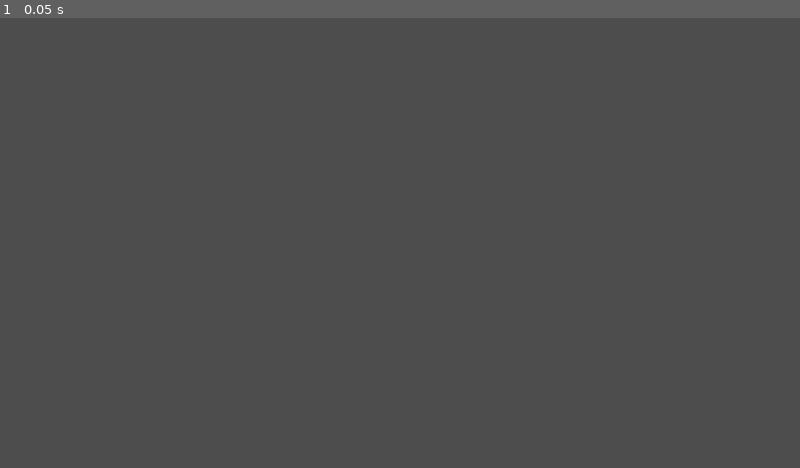
Above: before the commit, frame 1.
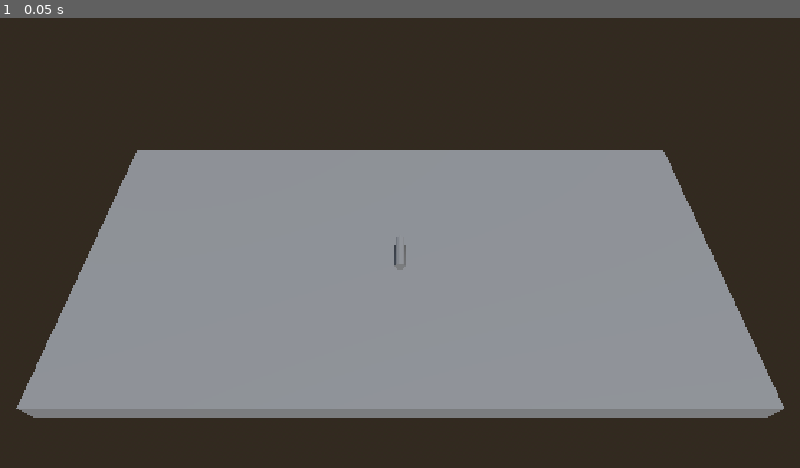
Above: after the commit, the same moment.

Repository: PortalGolem/BrackeysGameJam20262
Game: Godot game, scene res://Scenes/TableSpace.tscn
Two runs of this game, one before a commit and one after it. Both use one fixed random seed, a clock stepped at 60 frames per second and the inputs below. Before the commit the project starts from res://Scenes/pop_up.tscn.
Inputs:
- Up to frame 1 (0.05 s): no input

The runs differ from the first frame. In frame 1, 100% of the frame differs, in the area x 0-100%, y 0-100%.

Commit message:
Update project.godot

Diff:
--- a/project.godot
+++ b/project.godot
@@ -11,7 +11,7 @@
 [application]
 
 config/name="Brackeys GameJam"
-run/main_scene="uid://f84b7diwus4n"
+run/main_scene="uid://cvlrfj50brt4"
 config/features=PackedStringArray("4.7", "GL Compatibility")
 config/icon="res://icon.svg"
 
